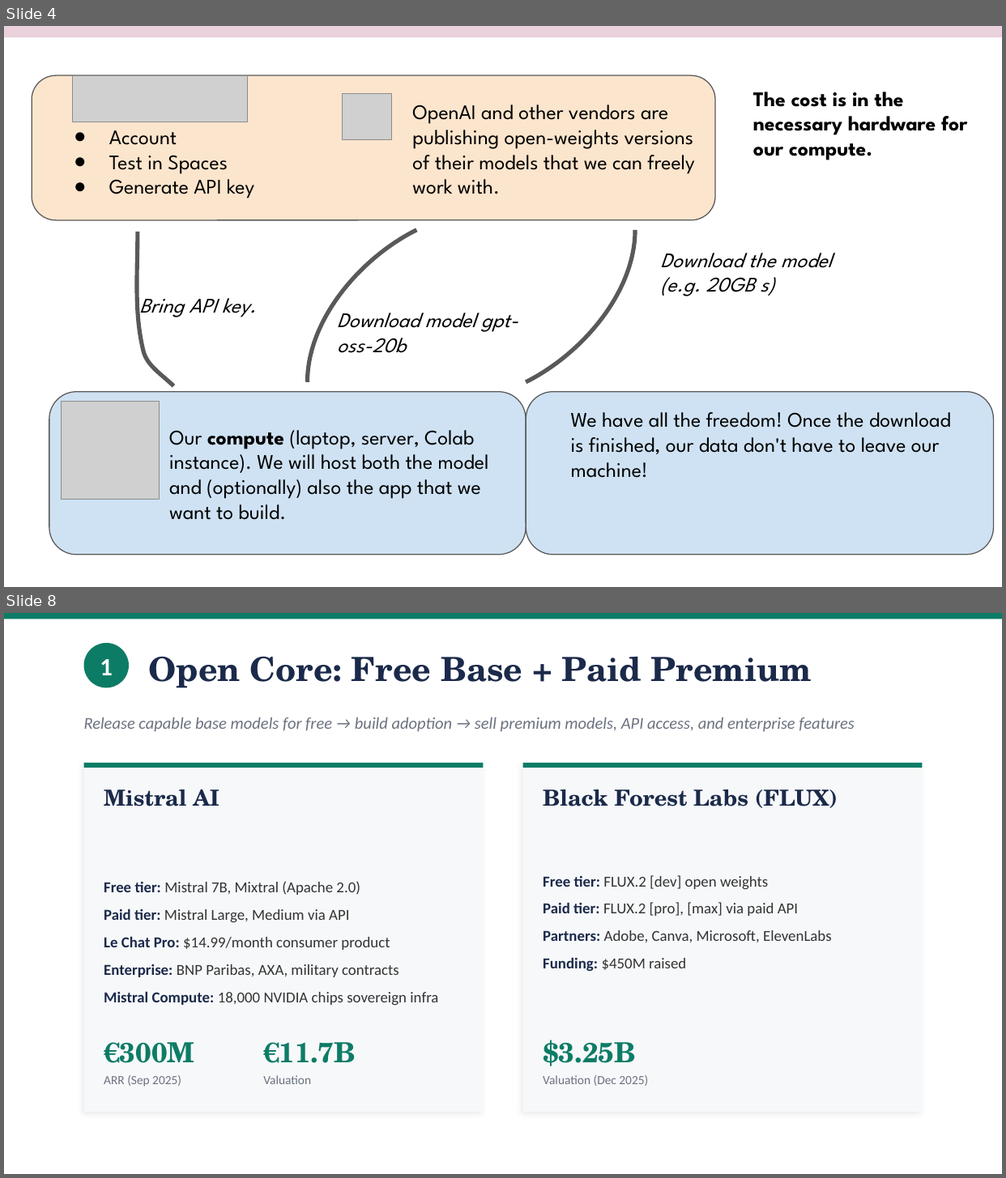
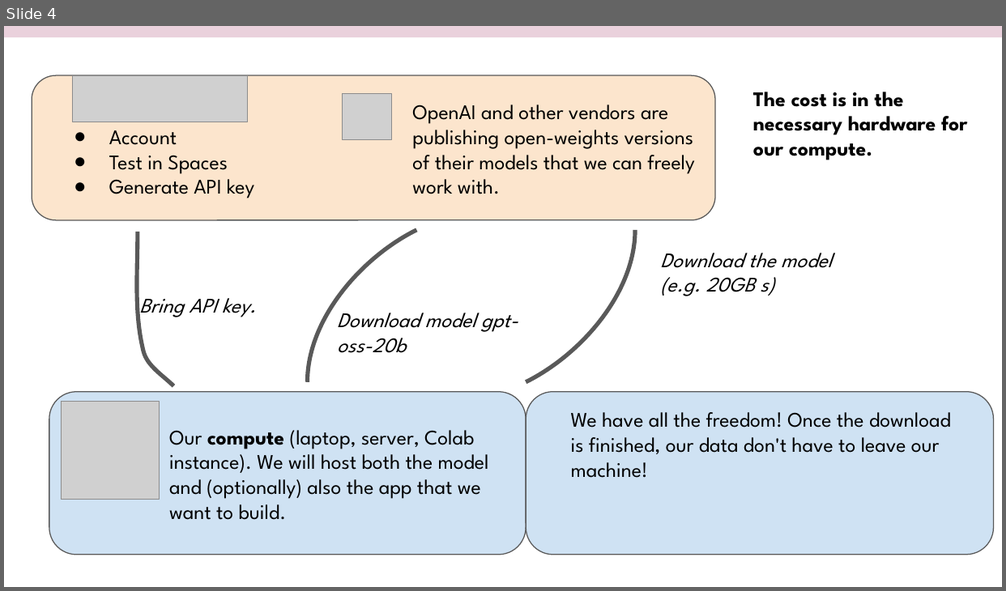
Before and after one commit to robertbarcik/genai-in-python-tutorial, a slide deck: 0_genAI_in_Python.pptx. Shown one above the other, each under a label of ours: slides 4 and 8 before the commit, slide 4 after it; the slides between them are not shown. The pictures are 1006x1178 and 1006x591 pixels, drawn with LibreOffice and Linux fonts; fonts in the diff are those of the drawing; grey boxes stand for pictures. Boxes give left, top, right and bottom in pixels: in the first picture for what was removed or moved away, otherwise in the second. Text is boxed around its words. In the diff, an @@ line names an element or a change of style, - is before the commit and + after.

```diff
--- a/0_genAI_in_Python.pptx
+++ b/0_genAI_in_Python.pptx
@@ slide 8 removed at <box>4,613,1002,1174</box>, background #FFFFFF @@
@@ rectangle removed at <box>4,613,1002,619</box> @@
@@ ellipse removed at <box>84,643,129,688</box> @@
@@ text removed at <box>100,659,113,675</box> @@
-1
@@ text removed at <box>149,656,812,688</box> @@
-Open Core: Free Base + Paid Premium
@@ text removed at <box>84,717,854,732</box> @@
-Release capable base models for free → build adoption → sell premium models, API access, and enterprise features
@@ rectangle removed at <box>84,763,483,1112</box> @@
@@ rectangle removed at <box>84,763,483,768</box> @@
@@ rectangle removed at <box>523,763,922,1112</box> @@
@@ rectangle removed at <box>523,763,922,768</box> @@
@@ text removed at <box>104,790,219,807</box> @@
-Mistral AI
@@ text removed at <box>543,790,837,808</box> @@
-Black Forest Labs (FLUX)
@@ text removed at <box>543,875,832,971</box> @@
-Free tier: FLUX.2 [dev] open weights
-Paid tier: FLUX.2 [pro], [max] via paid API
-Partners: Adobe, Canva, Microsoft, ElevenLabs
-Funding: $450M raised
@@ text removed at <box>104,881,438,1005</box> @@
-Free tier: Mistral 7B, Mixtral (Apache 2.0)
-Paid tier: Mistral Large, Medium via API
-Le Chat Pro: $14.99/month consumer product
-Enterprise: BNP Paribas, AXA, military contracts
-Mistral Compute: 18,000 NVIDIA chips sovereign infra
@@ text removed at <box>104,1042,194,1063</box> @@
-€300M
@@ text removed at <box>263,1042,356,1063</box> @@
-€11.7B
@@ text removed at <box>543,1040,636,1067</box> @@
-$3.25B
@@ text removed at <box>104,1076,181,1087</box> @@
-ARR (Sep 2025)
@@ text removed at <box>263,1076,311,1084</box> @@
-Valuation
@@ text removed at <box>543,1076,648,1086</box> @@
-Valuation (Dec 2025)
```
Also in this commit, not shown: 12 other slides removed, 1 other file.
